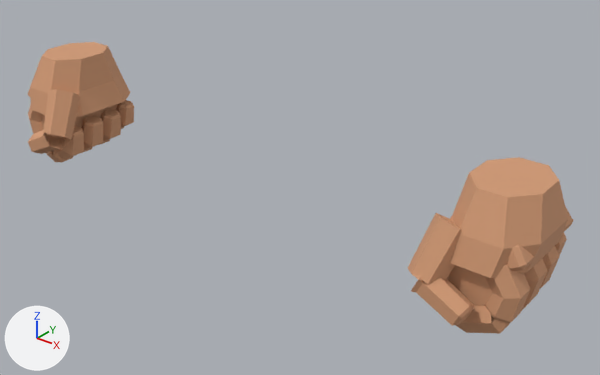
An edit to the glTF model assets/models/gear/g_bare.glb, drawn before and after from the same camera.
Camera for both pictures: a 50 mm lens placed at (0.53, -0.592, 1.205), pointed at (0.05, 0.008, 0.833). Arrows for +X, +Y and +Z are at lower left; the lights stay in place. The first picture is the older version. Where no turn or scale is listed for an object, it has been applied to the vertices. Vertices at exactly the same position are counted once.

Objects in the first picture: 'ArmL_Hand', 'ArmR_Hand'.
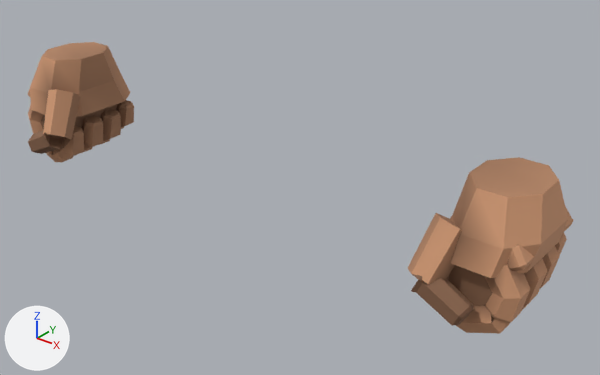
Where the change shows, as pixel boxes [x1, y1, x2, y2] in the pictures (600 x 375 px):
'ArmL_Hand', recoloured (darker)
    both: [408, 157, 566, 328]
'ArmR_Hand', recoloured (darker)
    both: [28, 42, 134, 158]

Edits to the bpy script that builds the scene:
```text
Change mat_g_skin:
    where n0 = _N.new('ShaderNodeBsdfPrincipled'); n0.name = 'Principled BSDF'
    remove n0.inputs[0].default_value = (0.644, 0.323, 0.175, 1.0)  # 'Base Color', beige #d29a74
    add n2 = _N.new('ShaderNodeMix'); n2.name = 'Mix'
    add n2.data_type = 'RGBA'
    add n2.blend_type = 'MULTIPLY'
    add n2.inputs[0].default_value = 1.0  # 'Factor'
    add n2.inputs[7].default_value = (0.644, 0.323, 0.175, 1.0)  # 'B', beige #d29a74
    add n3 = _N.new('ShaderNodeVertexColor'); n3.name = 'Color Attribute'
    add _L.new(n2.outputs[2], n0.inputs[0])  # 'Result' to 'Base Color'
    add _L.new(n3.outputs[0], n2.inputs[6])  # 'Color' to 'A'
Change me_arml_hand:
    where me_arml_hand.from_pydata(...)  # 368 vertices, 704 faces; spans x -0.0369..0.058, y -0.0958..0.0385, z -0.3245..-0.1979
    used by ob_arml_hand; location = (0.2656, 0.01, 1.1163)
    me_arml_hand part 1: vertex colours changed
Change me_armr_hand:
    where me_armr_hand.from_pydata(...)  # 368 vertices, 704 faces; spans x -0.058..0.0369, y -0.0958..0.0385, z -0.3245..-0.1979
    used by ob_armr_hand; location = (-0.2656, 0.01, 1.1163)
    me_armr_hand part 2: vertex colours changed
```
